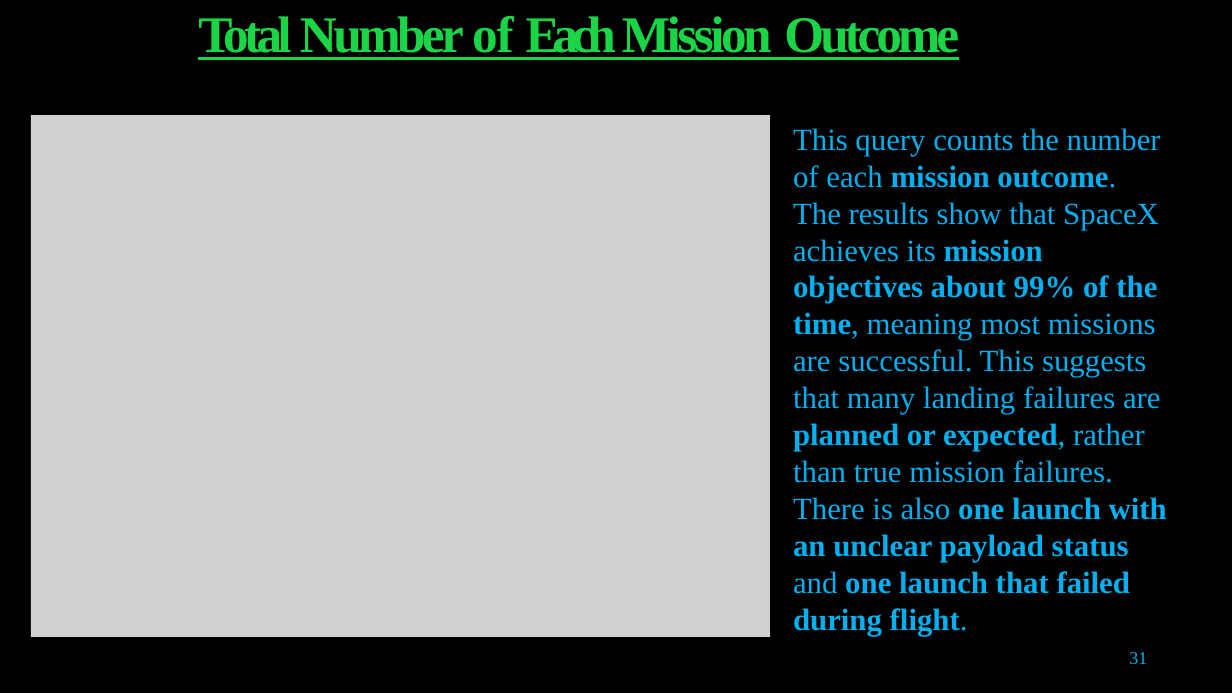
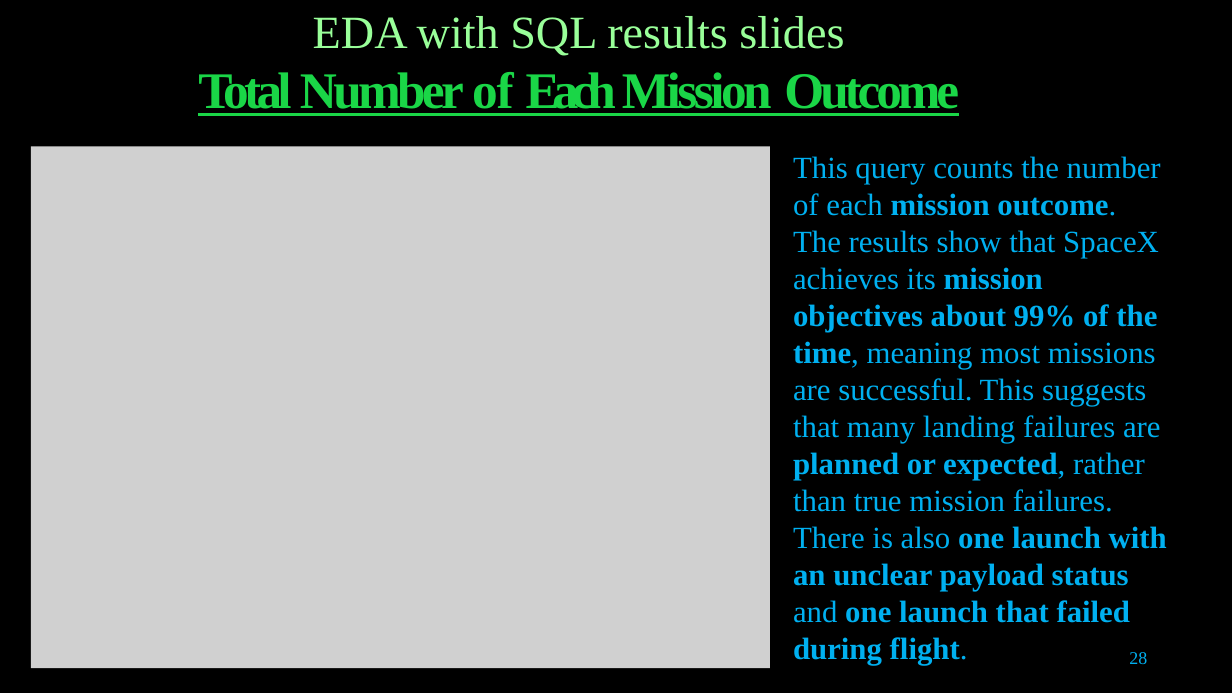
Before and after one commit to thayhiepth/Applied_Data_Science_Capstone, a slide deck: slide 28 of Data Science Capstone Project.pptx (slide 31 before the commit). Drawn at 1232x693 pixels with LibreOffice and Linux fonts; fonts in the diff are those of the drawing; grey boxes stand for pictures. Boxes give left, top, right and bottom in pixels: in the first picture for what was removed or moved away, otherwise in the second. Text is boxed around its words. In the diff, an @@ line names an element or a change of style, - is before the commit and + after.

```diff
--- a/Data Science Capstone Project.pptx
+++ b/Data Science Capstone Project.pptx
@@ title at [198, 16, 959, 116]: text changed @@
-Total Number of Each Mission Outcome
+EDA with SQL results slides
+Total Number of Each Mission Outcome
@@ picture: place and size @@
-picture at [30, 116, 770, 638]
+picture at [30, 147, 770, 669]
@@ text "This query counts the number ...": place and size @@
-text "This query counts the number ..." at [793, 128, 1167, 636]
+text "This query counts the number ..." at [793, 156, 1167, 665]
@@ page number at [1129, 652, 1147, 664]: text changed @@
-31
+28
```
Also in this commit, not shown: 36 other slides changed, 3 slides added, 4 slides removed, 1 other file.
